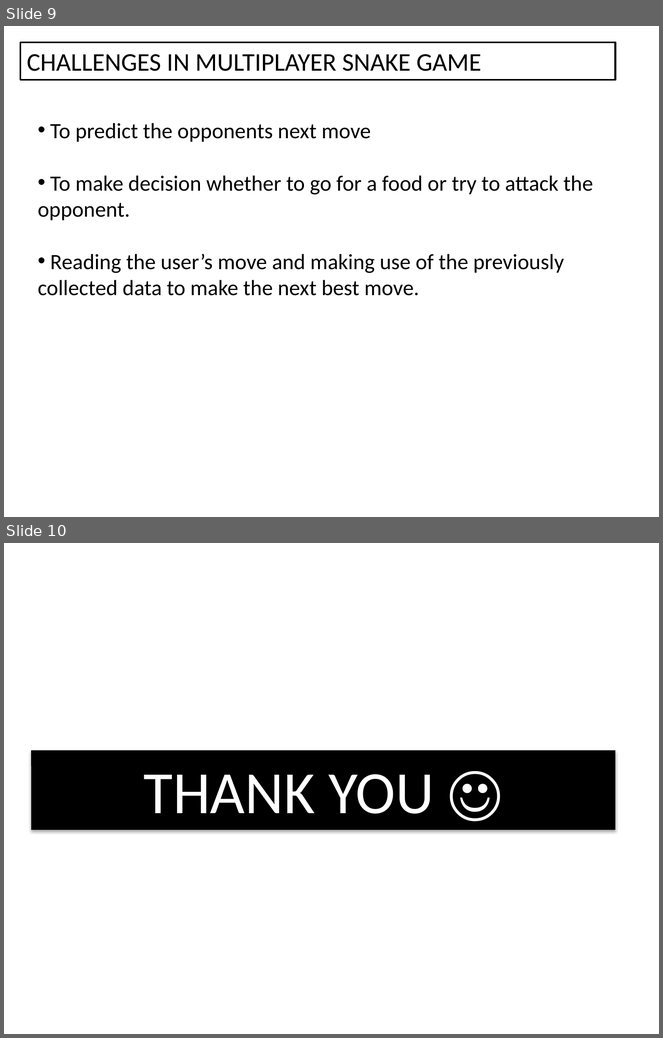
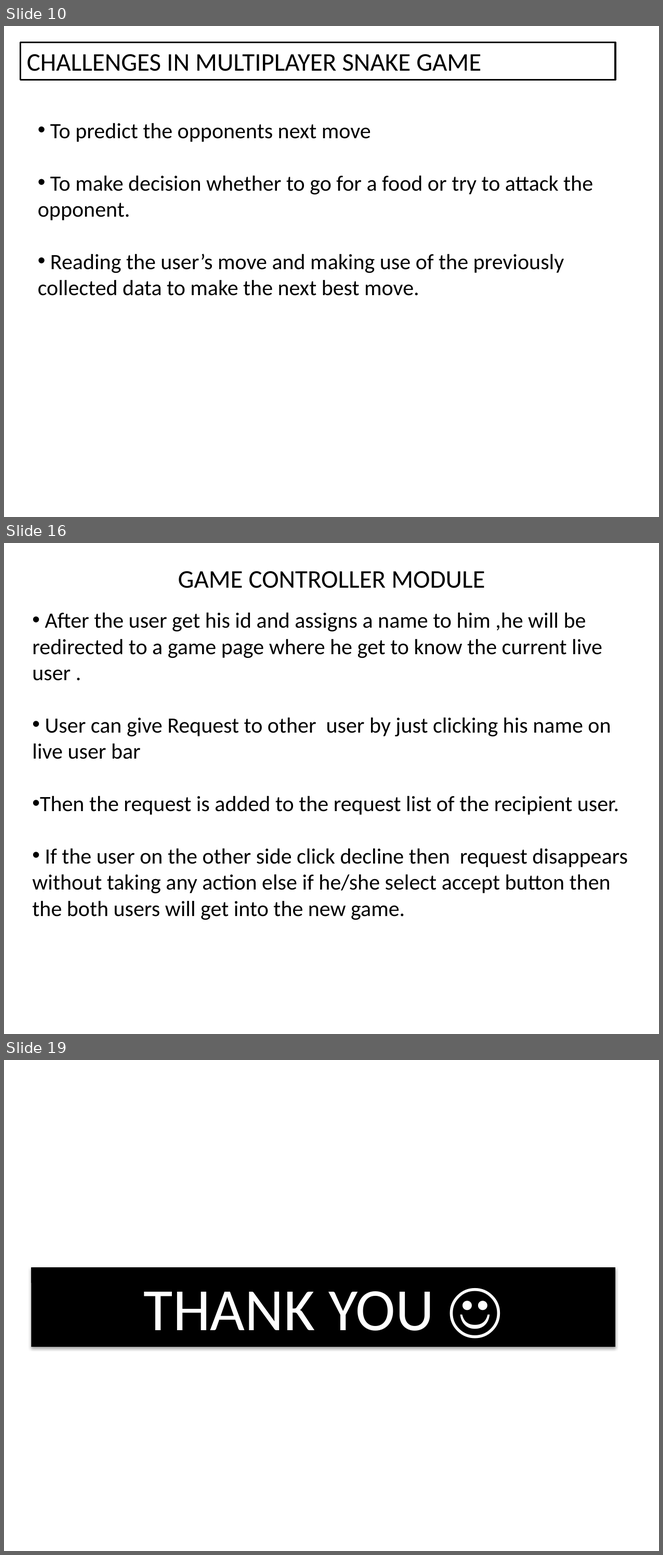
Before and after one commit to Greeny6092/Mini-Project-sem7-, a slide deck: presentation/AI BASED MULTIPLAYER SNAKE GAME(mini project).pptx. Shown one above the other, each under a label of ours: slides 9 and 10 before the commit, slides 10, 16 and 19 after it; the slides between them are not shown. The pictures are 663x1038 and 663x1555 pixels, drawn with LibreOffice and Linux fonts; fonts in the diff are those of the drawing. Boxes give left, top, right and bottom in pixels: in the first picture for what was removed or moved away, otherwise in the second. Text is boxed around its words. In the diff, an @@ line names an element or a change of style, - is before the commit and + after.

```diff
--- a/presentation/AI BASED MULTIPLAYER SNAKE GAME(mini project).pptx
+++ b/presentation/AI BASED MULTIPLAYER SNAKE GAME(mini project).pptx
@@ slide 16 added at (x1=4, y1=543, x2=659, y2=1034), background #FFFFFF @@
@@ text added at (x1=178, y1=571, x2=485, y2=588), 28 pt, text #000000 @@
+GAME CONTROLLER MODULE
@@ text added at (x1=32, y1=612, x2=628, y2=921), 24 pt, text #000000 @@
+• After the user get his id and assigns a name to him ,he will be redirected to a game page where he get to know the current live user .
+• User can give Request to other user by just clicking his name on live user bar
+• Then the request is added to the request list of the recipient user.
+• If the user on the other side click decline then request disappears without taking any action else if he/she select accept button then the both users will get into the new game.
@@ what was slide 9 is now slide 10 @@
@@ what was slide 10 is now slide 19 @@
```
Also in this commit, not shown: 8 other slides added, 4 other files.
